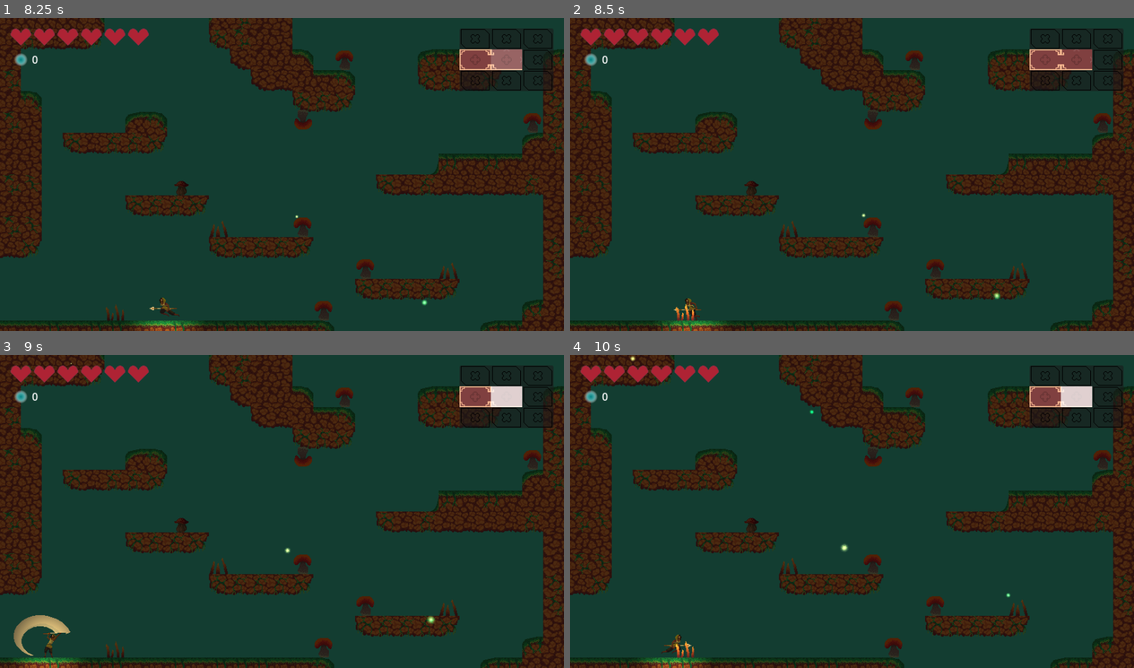
Above: before the commit, frames 1-4 (two rows, left to right).
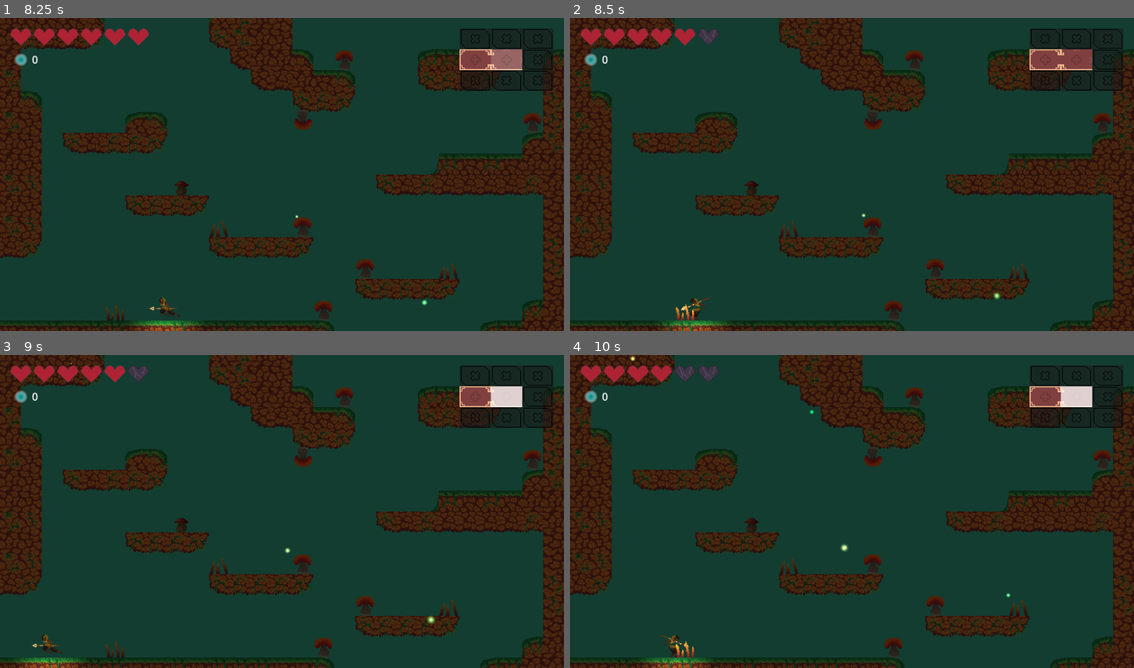
Above: after the commit, the same moments.

Repository: lemilonkh/GameOff23
Game: Godot game, scene res://scenes/main.tscn
The game is run twice, just before and just after one commit, with the same random seed, the same clock (stepped at 60 frames per second) and the same inputs.
Inputs (mouse positions are in pixels of both pictures, inside the frame that each line leads up to):
- Up to frame 1 (8.25 s): tap Enter at 0.5 s; move the mouse to (253, 237) at 0.52 s; hold Right (move_right) 0.53-1.25 s; hold K (attack) 0.53-1.25 s; click (253, 237) at 0.67 s; tap Space (jump) at 0.77, 3.77, 6.77 s; drag from (451, 221) to (118, 183) at 1.27 s; move the mouse to (112, 127) at 2.02 s; hold Left (move_left) 2.03-2.75 s; hold Shift 2.03-2.75 s; drag from (310, 174) to (45, 196) at 2.77 s; move the mouse to (197, 96) at 3.52 s; hold Left (move_left) 3.53-4.25 s; tap E at 3.6, 8.1 s; drag from (406, 158) to (197, 96) at 4.27 s; move the mouse to (169, 190) at 5.02 s; hold Right (move_right) 5.03-5.75 s; hold K (attack) 5.03-5.75 s; click (169, 190) at 5.17 s; drag from (338, 105) to (169, 190) at 5.77 s; move the mouse to (253, 237) at 6.52 s; hold Right (move_right) 6.53-7.25 s; hold Shift 6.53-7.25 s; drag from (451, 221) to (157, 268) at 7.27 s; move the mouse to (112, 127) at 8.02 s; hold Left (move_left) from 8.03 s (still down)
- Up to frame 2 (8.5 s): keep holding Left (move_left)
- Up to frame 3 (9 s): release Left (move_left) at 8.75 s; drag from (310, 511) to (112, 464) at 8.77 s
- Up to frame 4 (10 s): move the mouse to (767, 433) at 9.52 s; hold Right (move_right) from 9.53 s (still down); hold K (attack) from 9.53 s (still down); click (767, 433) at 9.67 s; tap Space (jump) at 9.77 s

Frame 1 is identical in both runs. In frame 2, 0.3% of the frame differs, in the area x 18-27%, y 3-97%; in frame 3, 0.7%, in the area x 2-27%, y 3-97%; in frame 4, 0.4%.

Commit message:
Simplify spike detection using hitbox

Diff:
--- a/scripts/hurtbox.gd
+++ b/scripts/hurtbox.gd
@@ -2,6 +2,7 @@
 class_name Hurtbox
 
 signal hit(body: Node2D)
+signal tile_hit(tilemap: TileMap)
 
 @export_range(0, 50) var damage := 1.0
 @export var is_enabled := false: set = set_enabled
@@ -23,3 +24,5 @@
 		var direction := global_position.direction_to(body.global_position)
 		body.take_hit(damage, self, direction)
 		hit.emit(body)
+	elif body is TileMap:
+		tile_hit.emit(body)
--- a/scripts/player.gd
+++ b/scripts/player.gd
@@ -123,8 +123,6 @@
 	move_and_slide()
 	for c in get_slide_collision_count():
 		var col := get_slide_collision(c).get_collider()
-		if col is TileMap:
-			_check_tile_collision(col)
 		if col.has_method("on_collision"):
 			col.on_collision(self)
 			if velocity.y < 0:
@@ -171,20 +169,6 @@
 	elif event.is_action_pressed("debug"):
 		state_chart_debugger.enabled = not state_chart_debugger.enabled
 
-func _check_tile_collision(tilemap: TileMap) -> void:
-	var foot_pos: Vector2 = raycast.global_position + Vector2(0, tilemap.tile_set.tile_size.y / 2)
-	var tile_pos := tilemap.local_to_map(tilemap.to_local(foot_pos))
-	var tile := tilemap.get_cell_tile_data(0, tile_pos)
-	if !tile:
-		return
-
-	var can_hurt: bool = tile.get_custom_data("can_hurt")
-
-	if can_hurt:
-		var tile_global_pos: Vector2 = tilemap.global_position + Vector2(tile_pos * tilemap.tile_set.tile_size.x)
-		var hit_direction := tile_global_pos.direction_to(global_position)
-		take_hit(1, null, hit_direction, spike_knockback)
-
 func _on_animation_finished() -> void:
 	state_chart.send_event("finished")
 
@@ -229,3 +213,8 @@
 
 func _on_attack_started() -> void:
 	animation_player.play(&"Attack")
+
+func _on_hitbox_body_shape_entered(body_rid: RID, body: Node2D, body_shape_index: int, local_shape_index: int) -> void:
+	var shape_transform := PhysicsServer2D.body_get_shape_transform(body_rid, body_shape_index)
+	var hit_direction := shape_transform.origin.direction_to(global_position)
+	take_hit(1, null, hit_direction, spike_knockback)
